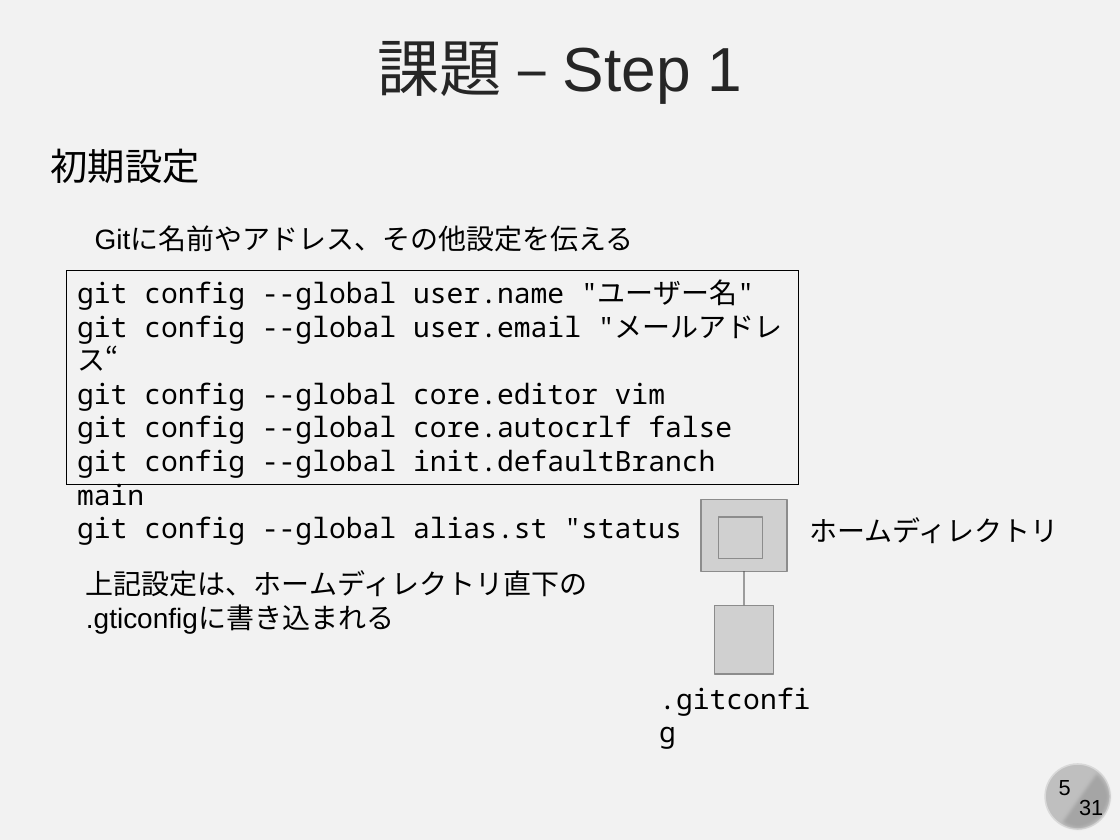
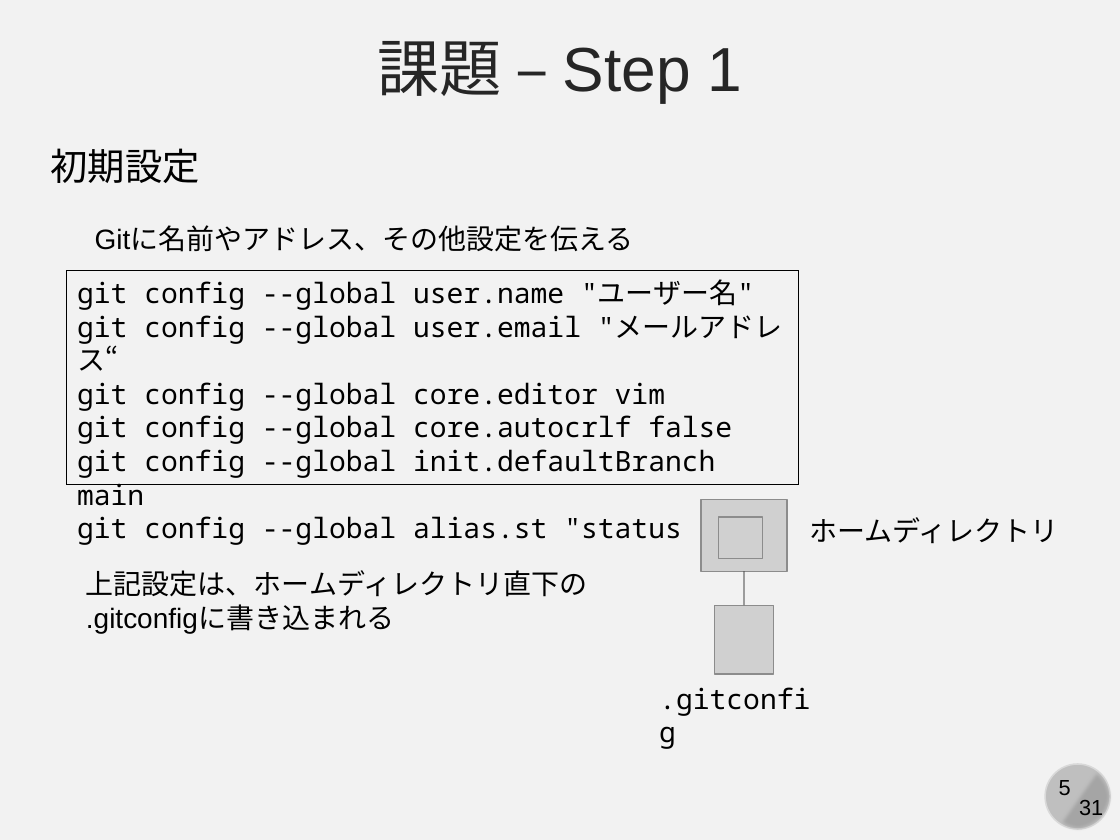
Before and after one commit to kaityo256/github, a slide deck: slide 5 of practice_basic/fig/slide.pptx. Drawn at 1120x840 pixels with LibreOffice and Linux fonts; fonts in the diff are those of the drawing; grey boxes stand for pictures. Boxes give left, top, right and bottom in pixels: in the first picture for what was removed or moved away, otherwise in the second. Text is boxed around its words. In the diff, an @@ line names an element or a change of style, - is before the commit and + after.

```diff
--- a/practice_basic/fig/slide.pptx
+++ b/practice_basic/fig/slide.pptx
@@ text at [86, 606, 394, 633]: text changed @@
-.gticonfigに書き込まれる
+.gitconfigに書き込まれる
```
Also in this commit, not shown: 2 other slides changed.
